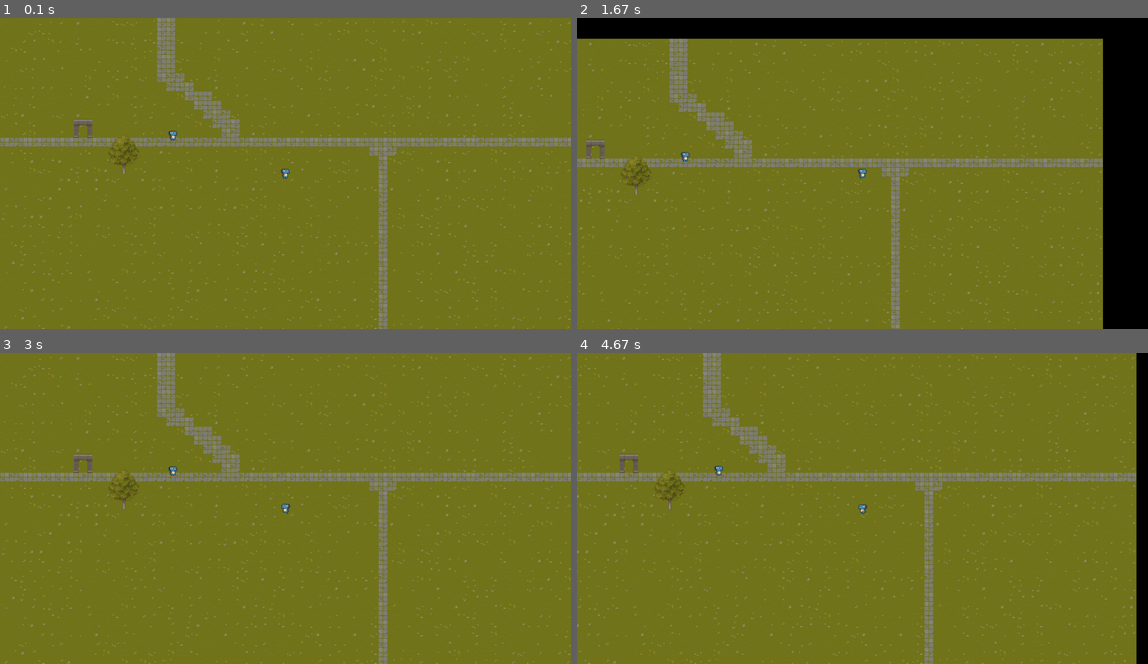
Above: before the commit, frames 1-4 (two rows, left to right).
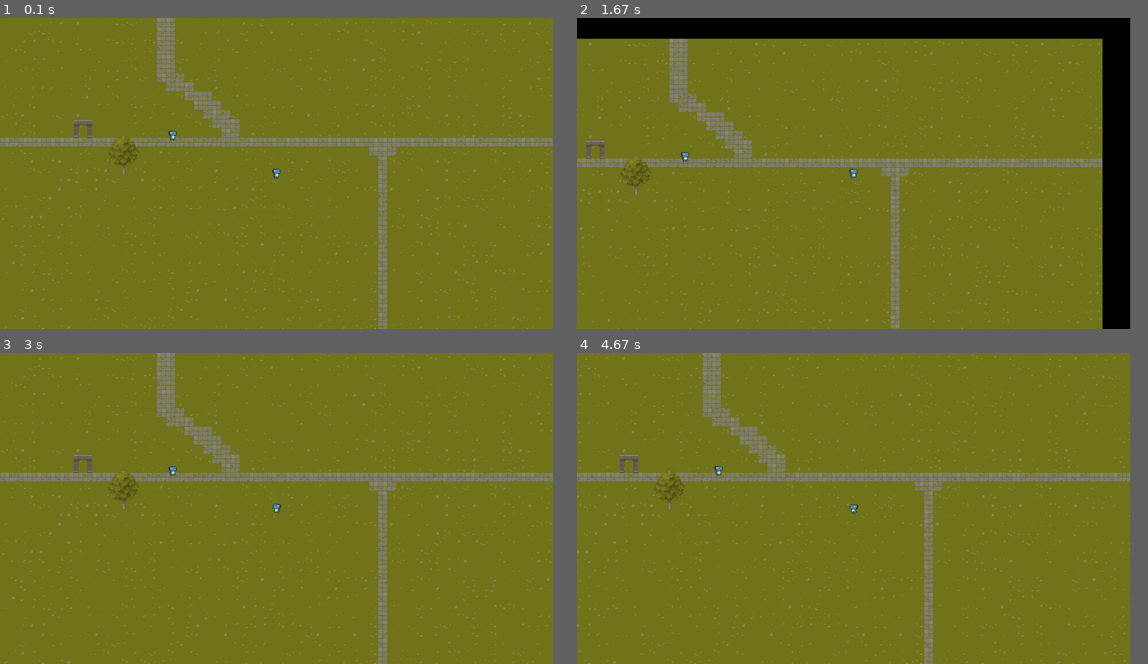
Above: after the commit, the same moments.

Repository: Daniel-343/Pygame_project
Game: pygame game, started from main.py
Two runs of this game, one before a commit and one after it. Both use one fixed random seed, a clock stepped at 60 frames per second and the inputs below.
Inputs:
- Up to frame 1 (0.1 s): no input
- Up to frame 2 (1.67 s): hold Right 0.33-0.8 s; hold Up 0.83-1.13 s; hold Right 1.17-1.63 s
- Up to frame 3 (3 s): hold Left 1.67-2.2 s; hold Down 2.23-2.53 s; hold Left 2.57-2.97 s
- Up to frame 4 (4.67 s): hold Up 3-3.37 s; hold Right 3.4-4.03 s; hold Down 4.07-4.43 s; hold Left from 4.47 s (still down)
The window is 900x490 before the commit and 872x490 after it. Grey fills any space a smaller window leaves; there, only what the larger window draws over its background counts as a difference.

The runs differ from the first frame. In frame 1, 1.3% of the frame differs, in the area x 26-100%, y 0-100%; in frame 2, 1.1%; in frame 3, 1.3%; in frame 4, 2.3%, in the area x 24-98%, y 0-100%.

Commit message:
add json files for scene and route2

Diff:
--- /dev/null
+++ b/game_data/scene_data/scene1.json
@@ -0,0 +1,13 @@
+{
+  "sceneData": {
+    "name": "main_scene",
+    "map_layout": "C:\\Users\\danth\\PycharmProjects\\Cookie_Factory\\game_data\\map_data\\map1.json",
+    "collidables": [
+      {
+        "name": "tree",
+        "initial_position_x": 24,
+        "initial_position_y": 24
+      }
+    ]
+  }
+}
--- a/main.py
+++ b/main.py
@@ -4,12 +4,12 @@
 
 class Main:
     def __init__(self):
-        self.SCREEN_WIDTH = 1980
+        self.SCREEN_WIDTH = 1920
         self.SCREEN_HEIGHT = 1080
         self.screen = pygame.display.set_mode((self.SCREEN_WIDTH, self.SCREEN_HEIGHT))
 
     def run(self):
-        scene1 = Scene(self.SCREEN_WIDTH, self.SCREEN_HEIGHT, self.screen)
+        scene1 = Scene(self.SCREEN_WIDTH, self.SCREEN_HEIGHT, self.screen, './game_data/map_data/map1.json')
         scene1.show_scene()
         pygame.quit()
 
--- a/scenes/Scene.py
+++ b/scenes/Scene.py
@@ -22,8 +22,8 @@
         player.state = "idle"
 
 
-def get_map_layout():
-    with open('./resources/map1.json', 'r') as file:
+def get_map_layout(map_layout_source):
+    with open(map_layout_source, 'r') as file:
         return json.load(file)["map_layout"]
 
 
@@ -55,13 +55,22 @@
     return image_frame
 
 
+def get_collidables(tile_map):
+    collidables = []
+    for collidable in tile_map:
+        if collidable.collision:
+            collidables.append(collidable)
+    return collidables
+
+
 class Scene(object):
-    def __init__(self, screen_width, screen_height, screen):
+    def __init__(self, screen_width, screen_height, screen, map_layout_source):
         self.screen_width = screen_width
         self.screen_height = screen_height
         self.screen = screen
+        self.collidables = []
 
-        self.map_layout = get_map_layout()
+        self.map_layout = get_map_layout(map_layout_source)
         self.map_provider = MapProvider(32, self.map_layout)
         self.tile_map = self.map_provider.generate_map()
 
@@ -74,14 +83,14 @@
         map_width = len(self.map_layout[0]) * 32
         map_height = len(self.map_layout) * 32
         zoom_scale = 1
-        tree = Structure(370, 400, "./objects/object_data/structures/tree.json")
-        player = Sprite("./objects/object_data/sprites/player.json", self.screen_width / 2 - 24,
-                        self.screen_height / 2 - 24)
-        npc = Sprite("./objects/object_data/sprites/player.json", 576, 384)
-        stone_arch = Structure(256, 352, "./objects/object_data/structures/stone_arch.json")
+        tree = Structure(370, 400, "./game_data/object_data/structures/tree.json")
+        player = Sprite(self.screen_width / 2 - 24,
+                        self.screen_height / 2 - 24, "./game_data/object_data/sprites/player.json")
+        npc = Sprite(576, 384, "./game_data/object_data/sprites/player.json")
+        stone_arch = Structure(256, 352, "./game_data/object_data/structures/stone_arch.json")
 
         collidables = [npc, tree, stone_arch]
-        collidables.extend(self.get_collidables())
+        collidables.extend(get_collidables(self.tile_map))
         run = True
 
         tile_map_surface = pygame.Surface((map_width, map_height))
@@ -101,8 +110,9 @@
             image_frame_surface = create_image_frame(tile_map_surface, collidables_below, collidables_above, player,
                                                      map_width, map_height)
 
-            camera_offset = pygame.math.Vector2(-player.pos.x + screen_half_width - 24,
-                                                -player.pos.y + screen_half_height - 24) + internal_offset
+            camera_offset = (pygame.math.Vector2(-player.pos.x + screen_half_width - player.pos.width / 2,
+                                                 -player.pos.y + screen_half_height - player.pos.height / 2)
+                             + internal_offset)
 
             scaled_surface = pygame.transform.scale(internal_surface, internal_surface_size_vector * zoom_scale)
             scaled_rect = scaled_surface.get_rect(center=(screen_half_width, screen_half_height))
@@ -124,10 +134,3 @@
             pygame.display.update()
 
             clock.tick(tick_rate)
-
-    def get_collidables(self):
-        collidables = []
-        for collidable in self.tile_map:
-            if collidable.collision:
-                collidables.append(collidable)
-        return collidables
--- a/sprites/Sprite.py
+++ b/sprites/Sprite.py
@@ -4,7 +4,7 @@
 
 
 class Sprite(pygame.sprite.Sprite):
-    def __init__(self, data_source, initial_position_x, initial_position_y):
+    def __init__(self, initial_position_x, initial_position_y, data_source):
         super().__init__()
         self.data_source = data_source
         self.sprite_data = self.get_sprite_data()
Renamed: resources/map1.json -> game_data/map_data/map1.json
Renamed: objects/object_data/sprites/player.json -> game_data/object_data/sprites/player.json
Renamed: objects/object_data/structures/stone_arch.json -> game_data/object_data/structures/stone_arch.json
Renamed: objects/object_data/structures/tree.json -> game_data/object_data/structures/tree.json
Empty file added: game_data/routes.json
